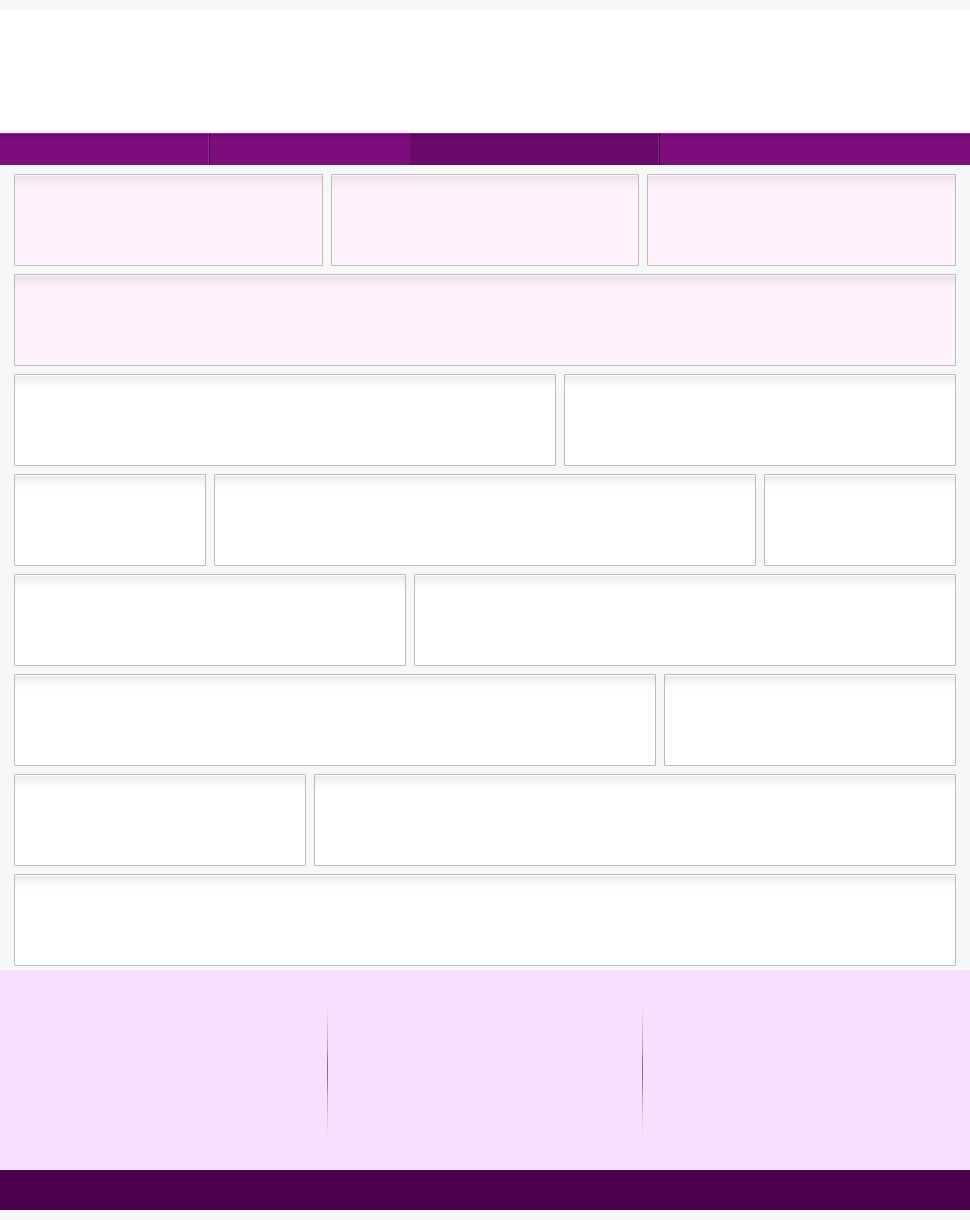
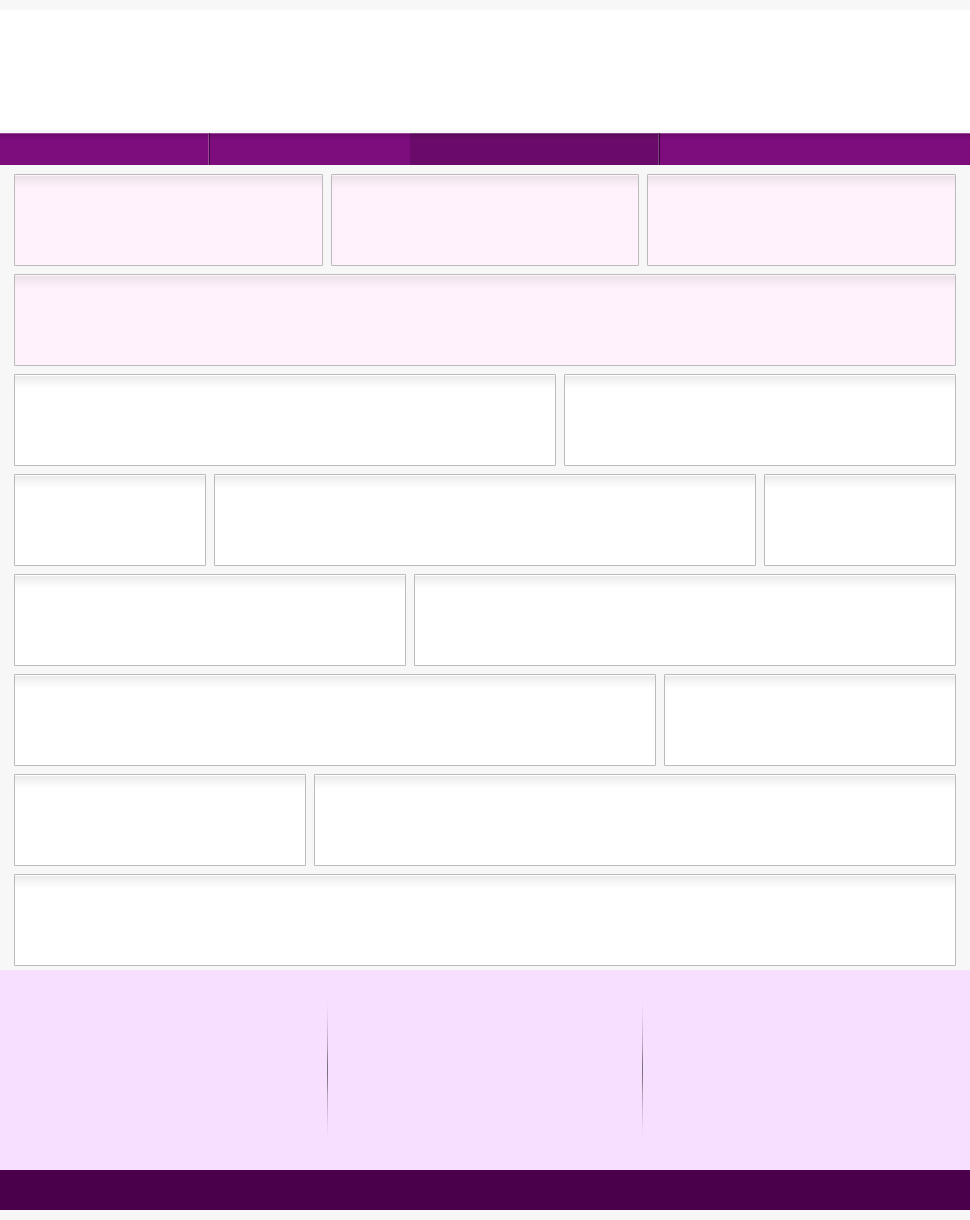
Before/after of a 970 × 1220 layered artwork. What changed in the layer stack:
moved "navbar - dark stroke" above "navbar - light stroke" over bbox(209, 133, 660, 165)
"navbar - light stroke": blend soft light → screen, painted on it over bbox(0, 133, 970, 165)
